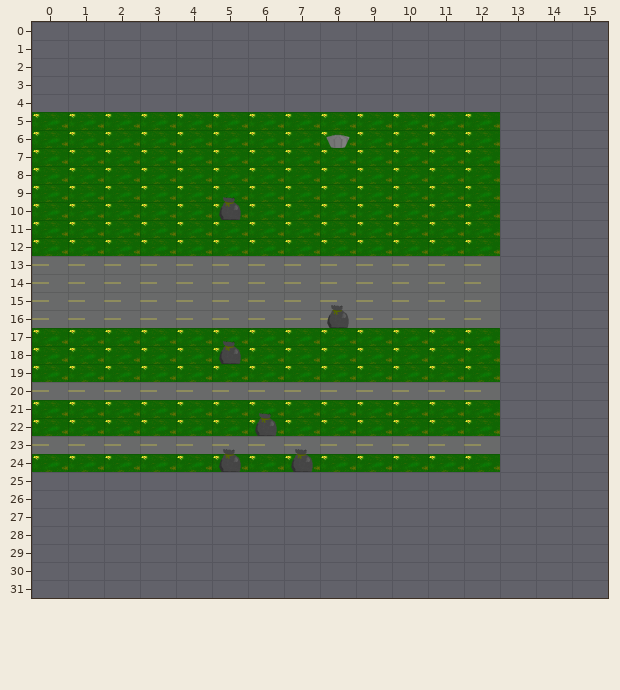
One commit to this Tiled map: packages/trashy_road/assets/tiles/map.tmx. Above: the version before the commit.
Cells are 128x64 px. Shown: x 0..15, y 0..31. The old version is drawn lined up with the new one.
The result:
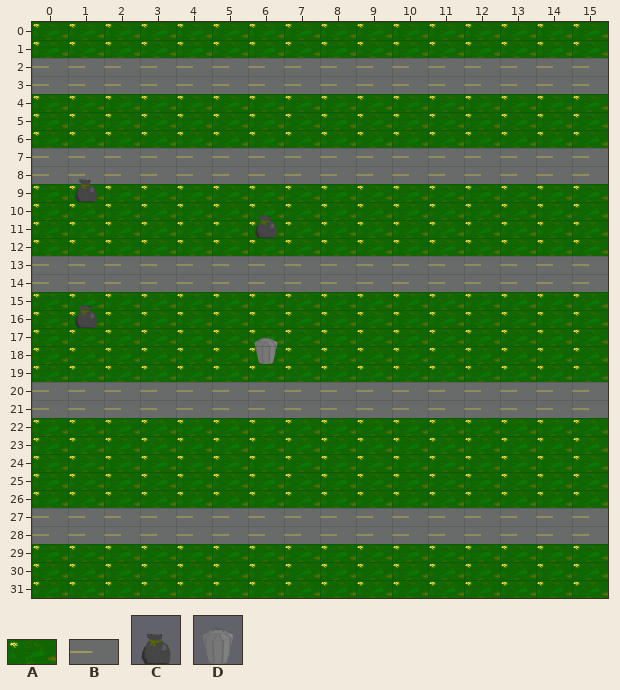
Key: from "Tiles": A 0 "grass", B 1 "road", C 2 "trash", D 3 "trash_can".
_ is an empty cell, . an unchanged one.
Objects are placed by their top-left corner, in cells (3,4 is the top-left corner of cell 3,4); size is 1x1 cell unless given.
The edit:
map size 30x20 -> 16x32 cells (old content now starts at 0,5; both pictures use the new coordinates)
--- layer "Tile Layer 1"
@@ x 0..15 @@
- 0 ________________
- 1 ________________
- 2 ________________
- 3 ________________
- 4 ________________
- 5 .............___
- 6 .............___
- 7 AAAAAAAAAAAAA___
- 8 AAAAAAAAAAAAA___
- 9 .............___
-10 .............___
-11 .............___
-12 .............___
-13 .............___
-14 .............___
-15 BBBBBBBBBBBBB___
-16 BBBBBBBBBBBBB___
-17 .............___
-18 .............___
-19 .............___
-20 .............___
-21 AAAAAAAAAAAAA___
-22 .............___
-23 BBBBBBBBBBBBB___
-24 .............___
-25 ________________
-26 ________________
-27 ________________
-28 ________________
-29 ________________
-30 ________________
-31 ________________
+ 0 AAAAAAAAAAAAAAAA
+ 1 AAAAAAAAAAAAAAAA
+ 2 BBBBBBBBBBBBBBBB
+ 3 BBBBBBBBBBBBBBBB
+ 4 AAAAAAAAAAAAAAAA
+ 5 .............AAA
+ 6 .............AAA
+ 7 BBBBBBBBBBBBBBBB
+ 8 BBBBBBBBBBBBBBBB
+ 9 .............AAA
+10 .............AAA
+11 .............AAA
+12 .............AAA
+13 .............BBB
+14 .............BBB
+15 AAAAAAAAAAAAAAAA
+16 AAAAAAAAAAAAAAAA
+17 .............AAA
+18 .............AAA
+19 .............AAA
+20 .............BBB
+21 BBBBBBBBBBBBBBBB
+22 .............AAA
+23 AAAAAAAAAAAAAAAA
+24 .............AAA
+25 AAAAAAAAAAAAAAAA
+26 AAAAAAAAAAAAAAAA
+27 BBBBBBBBBBBBBBBB
+28 BBBBBBBBBBBBBBBB
+29 AAAAAAAAAAAAAAAA
+30 AAAAAAAAAAAAAAAA
+31 AAAAAAAAAAAAAAAA
--- layer "TrashLayer"
-C "trash" at 5,9 size 1x2
-C "trash" at 8,15 size 1x2
-C "trash" at 5,17 size 1x2
-C "trash" at 6,21 size 1x2
-C "trash" at 7,23 size 1x2
-C "trash" at 5,23 size 1x2
--- layer "CoreItemsLayer"
+C "trash" at 1,8 size 1x2
+C "trash" at 6,10 size 1x2
+C "trash" at 1,15 size 1x2
+D "finish" at 6,17 size 1x2
-D "finish" at 8,6
Where, in picture pixels (left, top, right, bottom), the same in both pictures:
changed: (32, 22, 608, 598)
